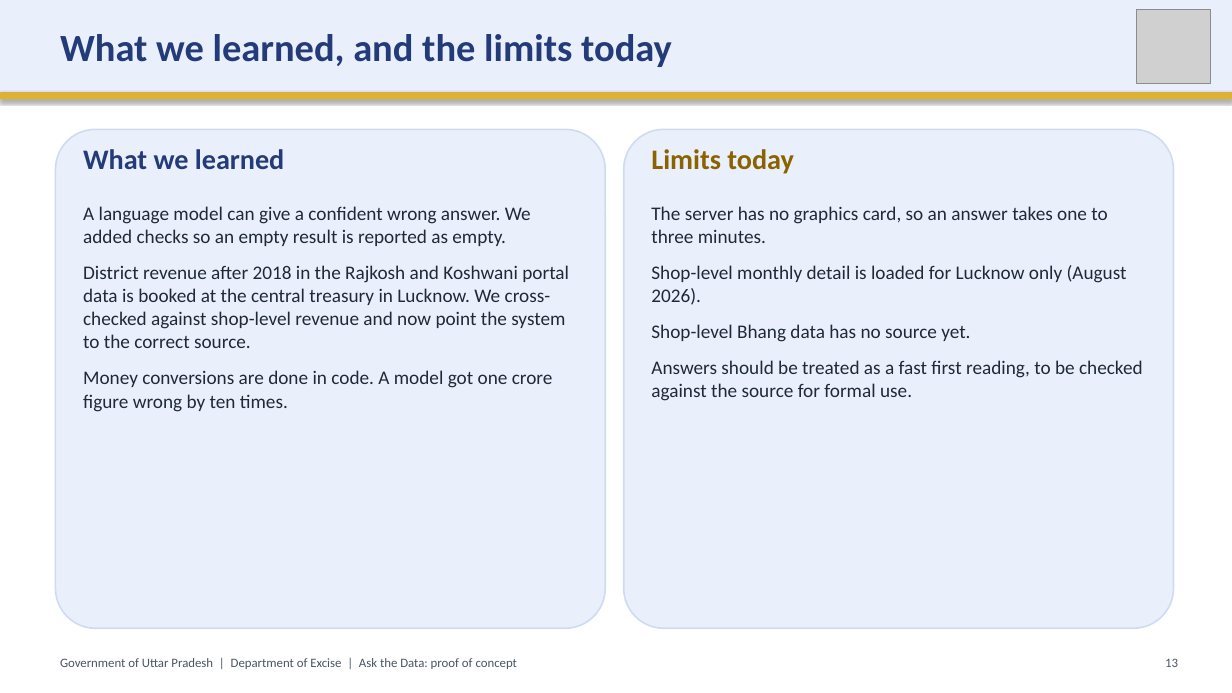
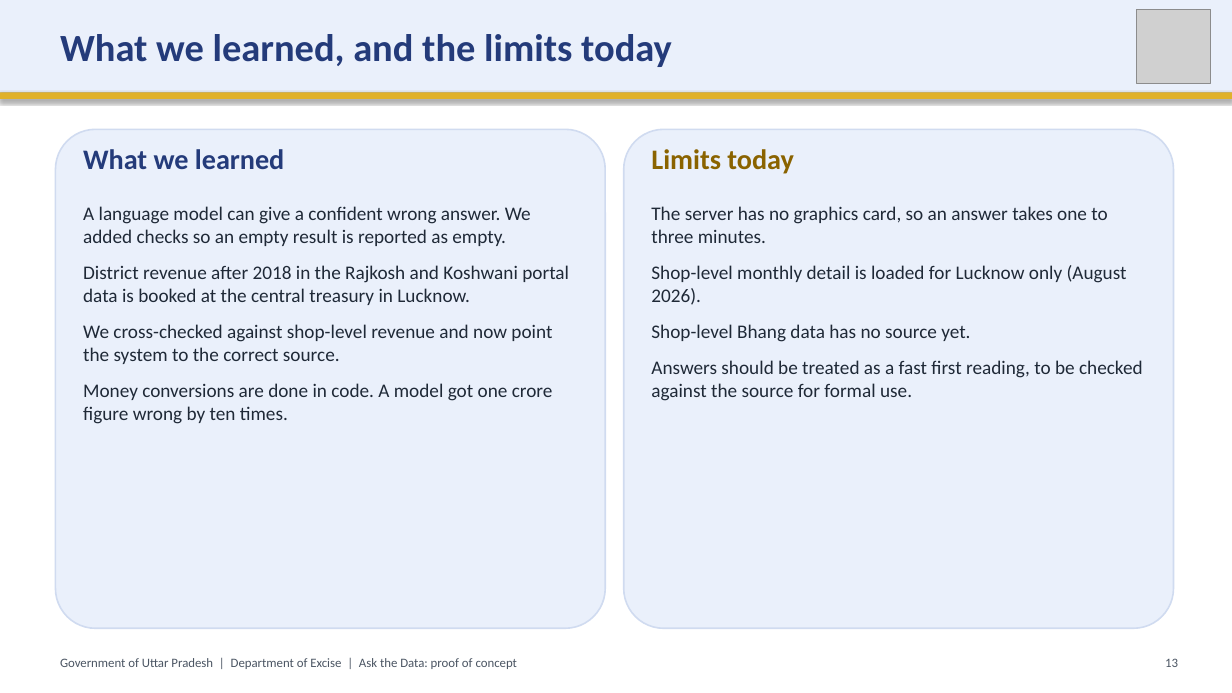
Before and after one commit to SubhanRaj/excise-mcp-dashboard, a slide deck: slide 13 of deck/UP-Excise-Ask-the-Data-Demo.pptx. Drawn at 1232x693 pixels with LibreOffice and Linux fonts; fonts in the diff are those of the drawing; grey boxes stand for pictures. Boxes give left, top, right and bottom in pixels: in the first picture for what was removed or moved away, otherwise in the second. Text is boxed around its words. In the diff, an @@ line names an element or a change of style, - is before the commit and + after.

```diff
--- a/deck/UP-Excise-Ask-the-Data-Demo.pptx
+++ b/deck/UP-Excise-Ask-the-Data-Demo.pptx
@@ text at (x1=83, y1=265, x2=569, y2=364): text changed @@
-District revenue after 2018 in the Rajkosh and Koshwani portal data is booked at the central treasury in Lucknow. We cross-checked against shop-level revenue and now point the system to the correct source.
+District revenue after 2018 in the Rajkosh and Koshwani portal data is booked at the central treasury in Lucknow.
+We cross-checked against shop-level revenue and now point the system to the correct source.
```
Also in this commit, not shown: 7 other slides changed, 4 other files.
